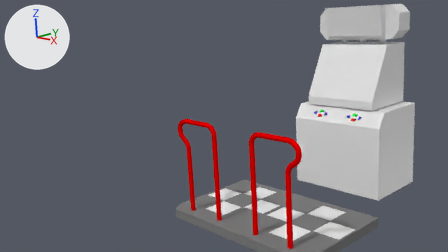
One commit to the Blender file Content/Blender/ITGMachine/itgmachine.blend: the scene before it, then after it.
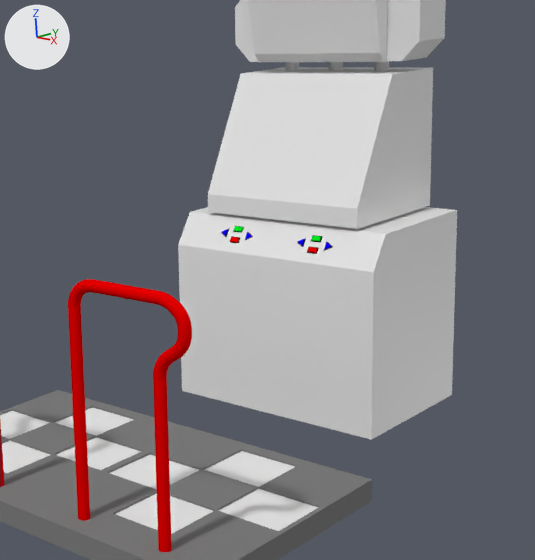
Each version is shown from the file's camera 'Camera', then close up on the part from 49% to 100% of the width and 5% to 100% of the height. Lighting does not change. The marker at upper left points along +X, +Y and +Z.

Objects in the first close-up: 'Body', 'Braun Tube', 'Cube.000', 'Cube.002', 'Cube.003', 'Cylinder.004', 'Cylinder.006', 'DisplayBase', 'Marquee', 'MarqueeHouse', 'NurbsPath', 'Player2RightArrow'.
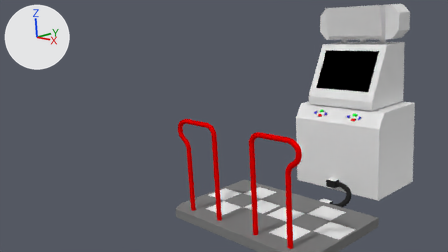
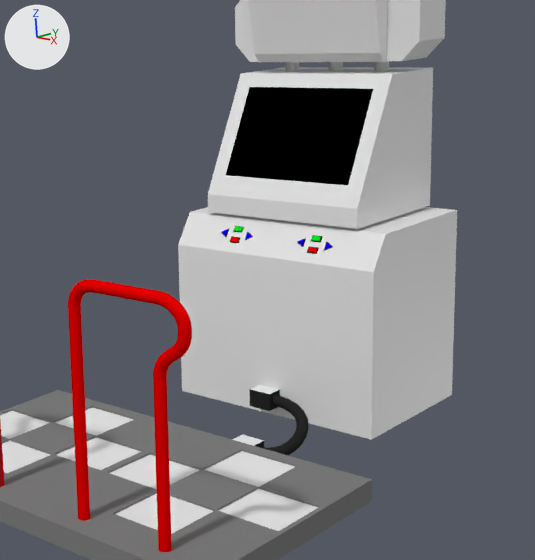
Edits to the bpy script that builds the scene:
```text
Change me_cube_006:
    where me_cube_006.from_pydata(...)  # 4 vertices, 1 face; spans x -0.82..0.82, y -0.83..-0.08, z -0.34..1.15
    add me_cube_006.materials.append(mat_material_014)  # black #000000
Add me_cube_026:
    me_cube_026.from_pydata([(-1.0, -1.0, -1.0), (-1.0, 1.0, -1.0), (1.0, 1.0, -1.0), (1.0, -1.0, -1.0), (-1.0, -1.0, 1.0), (-1.0, 1.0, 1.0), (1.0, 1.0, 1.0), (1.0, -1.0, 1.0)], [], [(4, 5, 1, 0), (5, 6, 2, 1), (6, 7, 3, 2), (7, 4, 0, 3), (0, 1, 2, 3)])
    me_cube_026.materials.append(mat_tubematerial)  # black #272727
Add me_cube_028:
    me_cube_028.from_pydata([(-1.0, -1.0, 1.0), (-1.0, 1.0, 1.0), (1.0, 1.0, 1.0), (1.0, -1.0, 1.0)], [], [(3, 2, 1, 0)])
    me_cube_028.materials.append(mat_material_012)  # its picture is missing
Add me_cube_029:
    me_cube_029.from_pydata([(-1.0, -1.0, 1.0), (-1.0, 1.0, 1.0), (1.0, 1.0, 1.0), (1.0, -1.0, 1.0)], [], [(3, 2, 1, 0)])
    me_cube_029.materials.append(mat_material_013)  # its picture is missing
Add cu_beziercurve:
    cu_beziercurve = bpy.data.curves.new('BezierCurve', 'CURVE')
    cu_beziercurve.dimensions = '3D'
    _sp = cu_beziercurve.splines.new('BEZIER'); _sp.bezier_points.add(1)
    _sp.bezier_points.foreach_set('co', [0.838, -0.873, -0.136, -0.0585, 0.891, 0.0325])
    _sp.bezier_points.foreach_set('handle_left', [0.131, -0.873, -0.136, 0.941, 0.888, 0.0325])
    _sp.bezier_points.foreach_set('handle_right', [1.545, -0.873, -0.136, -1.058, 0.895, 0.0325])
    for _p, _l, _r in zip(_sp.bezier_points, ['ALIGNED', 'ALIGNED'], ['ALIGNED', 'ALIGNED']): _p.handle_left_type = _l; _p.handle_right_type = _r
    _sp.order_u = 0
    _sp.order_v = 0
    cu_beziercurve.materials.append(mat_tubematerial)  # black #272727
    cu_beziercurve.use_path = True
    cu_beziercurve.use_path_clamp = True
    cu_beziercurve.bevel_mode = 'OBJECT'
    cu_beziercurve.bevel_resolution = 0
    cu_beziercurve.fill_mode = 'HALF'
    cu_beziercurve.bevel_object = ob_connectorcircle
Add cu_beziercircle_000:
    cu_beziercircle_000 = bpy.data.curves.new('BezierCircle.000', 'CURVE')
    cu_beziercircle_000.dimensions = '3D'
    _sp = cu_beziercircle_000.splines.new('BEZIER'); _sp.bezier_points.add(3)
    _sp.bezier_points.foreach_set('co', [-1.0, 0.0, 0.0, 0.0, 1.0, 0.0, 1.0, 0.0, 0.0, 0.0, -1.0, 0.0])
    _sp.bezier_points.foreach_set('handle_left', [-1.0, -0.552, 0.0, -0.552, 1.0, 0.0, 1.0, 0.552, 0.0, 0.552, -1.0, 0.0])
    _sp.bezier_points.foreach_set('handle_right', [-1.0, 0.552, 0.0, 0.552, 1.0, 0.0, 1.0, -0.552, 0.0, -0.552, -1.0, 0.0])
    for _p, _l, _r in zip(_sp.bezier_points, ['AUTO', 'AUTO', 'AUTO', 'AUTO'], ['AUTO', 'AUTO', 'AUTO', 'AUTO']): _p.handle_left_type = _l; _p.handle_right_type = _r
    _sp.order_u = 0
    _sp.order_v = 0
    _sp.use_cyclic_u = True
    cu_beziercircle_000.use_path = True
    cu_beziercircle_000.use_path_clamp = True
    cu_beziercircle_000.bevel_resolution = 0
    cu_beziercircle_000.fill_mode = 'HALF'
Add ob_beziercurve:
    ob_beziercurve = bpy.data.objects.new('BezierCurve', cu_beziercurve)
    ob_beziercurve.location = (0.26, 0.1, -3.12)
Add ob_connectorcircle:
    ob_connectorcircle = bpy.data.objects.new('ConnectorCircle', cu_beziercircle_000)
    ob_connectorcircle.location = (7.514, -0.5, -0.0867)
    ob_connectorcircle.rotation_euler = (1.571, 0.0, 0.0)  # degrees (90, 0, 0)
    ob_connectorcircle.scale = (0.0948, 0.0948, 0.277)
Add ob_cube:
    ob_cube = bpy.data.objects.new('Cube', me_cube_026)
    ob_cube.location = (0.89, -0.78, -3.26)
    ob_cube.scale = (0.207, 0.153, 0.153)
Add ob_cube_004:
    ob_cube_004 = bpy.data.objects.new('Cube.004', me_cube_026.copy())
    ob_cube_004.location = (0.0, 0.97, -3.09)
    ob_cube_004.scale = (0.207, 0.153, 0.153)
Add ob_cube_005:
    ob_cube_005 = bpy.data.objects.new('Cube.005', me_cube_028)
    ob_cube_005.location = (0.0, 0.97, -3.09)
    ob_cube_005.scale = (0.207, 0.153, 0.153)
Add ob_cube_006:
    ob_cube_006 = bpy.data.objects.new('Cube.006', me_cube_029)
    ob_cube_006.location = (0.89, -0.78, -3.26)
    ob_cube_006.scale = (0.207, 0.153, 0.153)
```

Pixel boxes (x1, y1, x2, y2) of what changed, in the close-ups (535 x 560 px):
'Braun Tube', recoloured (white to black)
    both: (226, 87, 373, 185)
'BezierCurve', added (black)
    after: (259, 395, 309, 455)
'Cube.004', added (black)
    after: (249, 389, 280, 411)
'Cube.006', added
    after: (232, 435, 264, 446)
'Cube.005', added
    after: (250, 385, 280, 394)
'Cube', added
    after: (254, 441, 264, 447)
